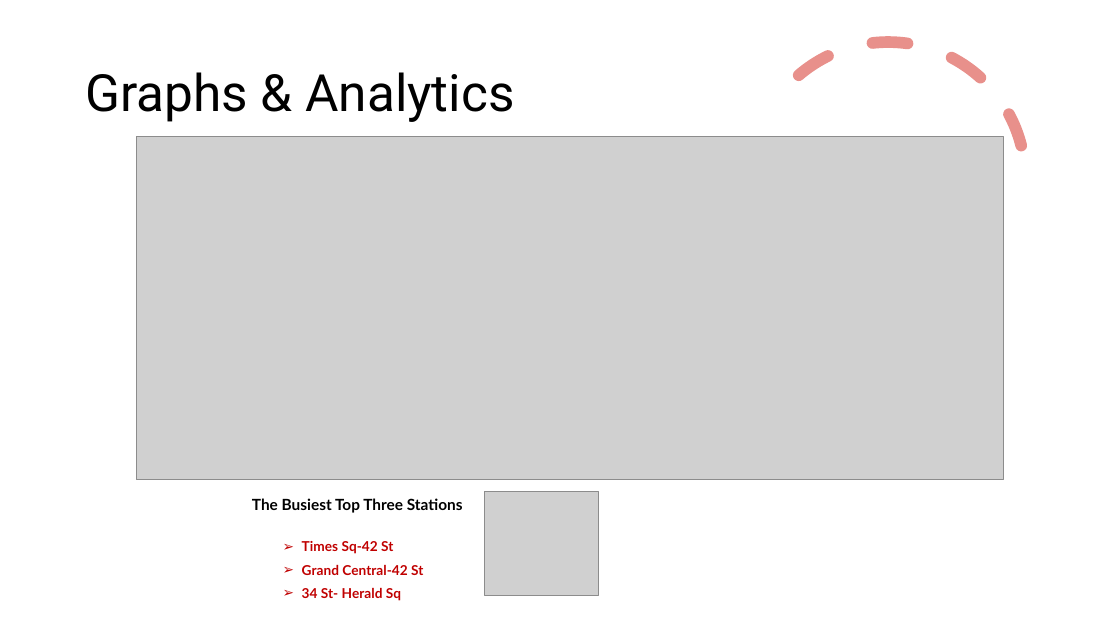
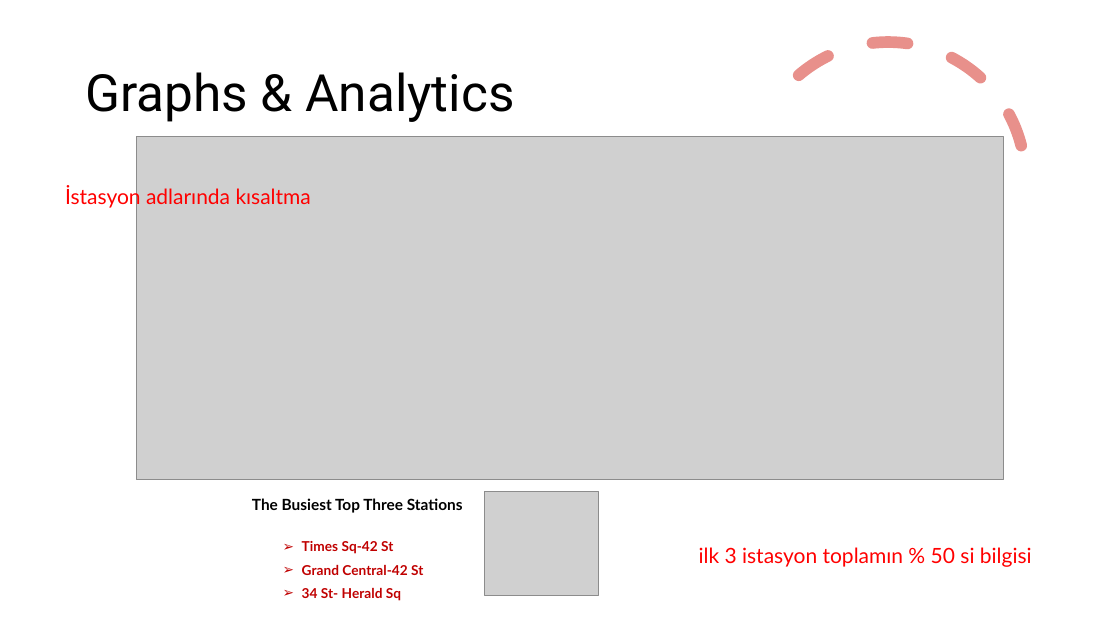
Before and after one commit to baharturgutinan/istdsa_bahar, a slide deck: slide 6 of WTWY Street Teams_2.pptx. Drawn at 1120x630 pixels with LibreOffice and Linux fonts; fonts in the diff are those of the drawing; grey boxes stand for pictures. Boxes give left, top, right and bottom in pixels: in the first picture for what was removed or moved away, otherwise in the second. Text is boxed around its words. In the diff, an @@ line names an element or a change of style, - is before the commit and + after.

```diff
--- a/WTWY Street Teams_2.pptx
+++ b/WTWY Street Teams_2.pptx
@@ text added at (65, 186, 311, 209), 18 pt, text #FF0000 @@
+İstasyon adlarında kısaltma
@@ text added at (699, 547, 1032, 567), 18 pt, text #FF0000 @@
+ilk 3 istasyon toplamın % 50 si bilgisi
```
Also in this commit, not shown: 1 other slide changed, 1 slide added.
